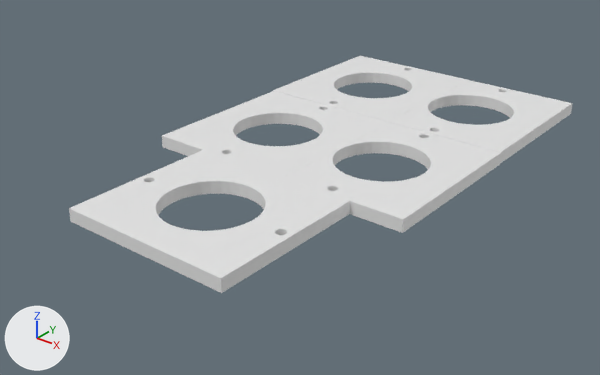
What one commit did to the Blender file CAD/PumpMount.blend.
Camera for both pictures: a 50 mm lens placed at (148.0, -229.5, 106.4), pointed at (-5.6, -37.6, -12.6). Lighting does not change. The marker at lower left points along +X, +Y and +Z.
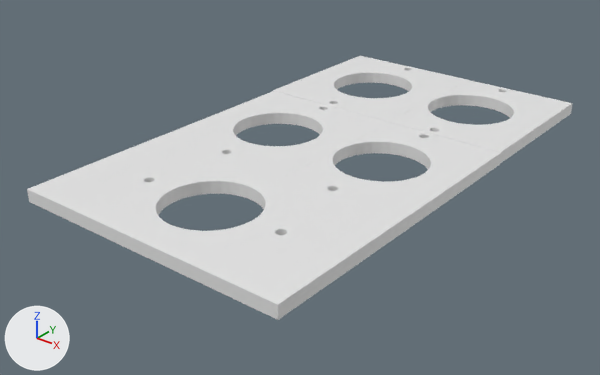
Pixel boxes [x1, y1, x2, y2] of what changed, in the pictures (600 x 375 px):
'Cube.003', reshaped (34% wider, 29% taller)
    before: [69, 150, 350, 293]
    after: [27, 135, 404, 320]
part 1 of me_cube_007, built on
    after: [27, 135, 203, 221]
part 2 of me_cube_007, built on
    before: [221, 201, 350, 293]
    after: [221, 201, 404, 320]

What changed in the scene script:
```text
Change me_cube_007:
    where me_cube_007.from_pydata(...)  # 208 vertices, 108 faces; spans x -43.0..43.0, y -79.0..77.0, z -8.0..4.0
    used by ob_cube_003; location = (0.0, -83.6, -0.1); rotation_euler = (0.0, 0.0, -0.00267), in degrees (0, 0, -0.2); scale = (0.672, 0.336, 0.336)
    verts and faces of me_cube_007; kept vertices keep their numbers, new ones are numbered from 208
    before: 0 (-43.0, -79.0, -8.0) at pixel (70, 221), 1 (-43.0, -79.0, 4.0) at pixel (68, 208), 2 (-43.0, 77.0, 4.0) at pixel (203, 149), 3 (-43.0, 77.0, -8.0)
    before: 5 (43.0, 77.0, -8.0) at pixel (350, 213), 52 (43.0, -79.0, -8.0) at pixel (221, 293), 53 (43.0, -79.0, 4.0) at pixel (220, 278), 82 (43.0, 77.0, 4.0) at pixel (350, 200)
    me_cube_007 part 1
    add delete_faces([(0, 1, 2, 3)])
    add for new, old in zip([*range(208, 212)], [*range(0, 4)]): verts[new] = verts[old] + (-29.0, 0.0, 0.0)
    add faces += [(2, 3, 211, 210), (208, 209, 210, 211), (0, 1, 209, 208), (0, 208, 211, 3), (1, 2, 210, 209)]
    me_cube_007 part 2
    add delete_faces([(5, 82, 53, 52)])
    add for new, old in zip([*range(212, 216)], [5, 52, 53, 82]): verts[new] = verts[old] + (26.0, 0.0, 0.0)
    add faces += [(5, 212, 213, 52), (212, 215, 214, 213), (52, 213, 214, 53), (5, 82, 215, 212), (53, 214, 215, 82)]
```
